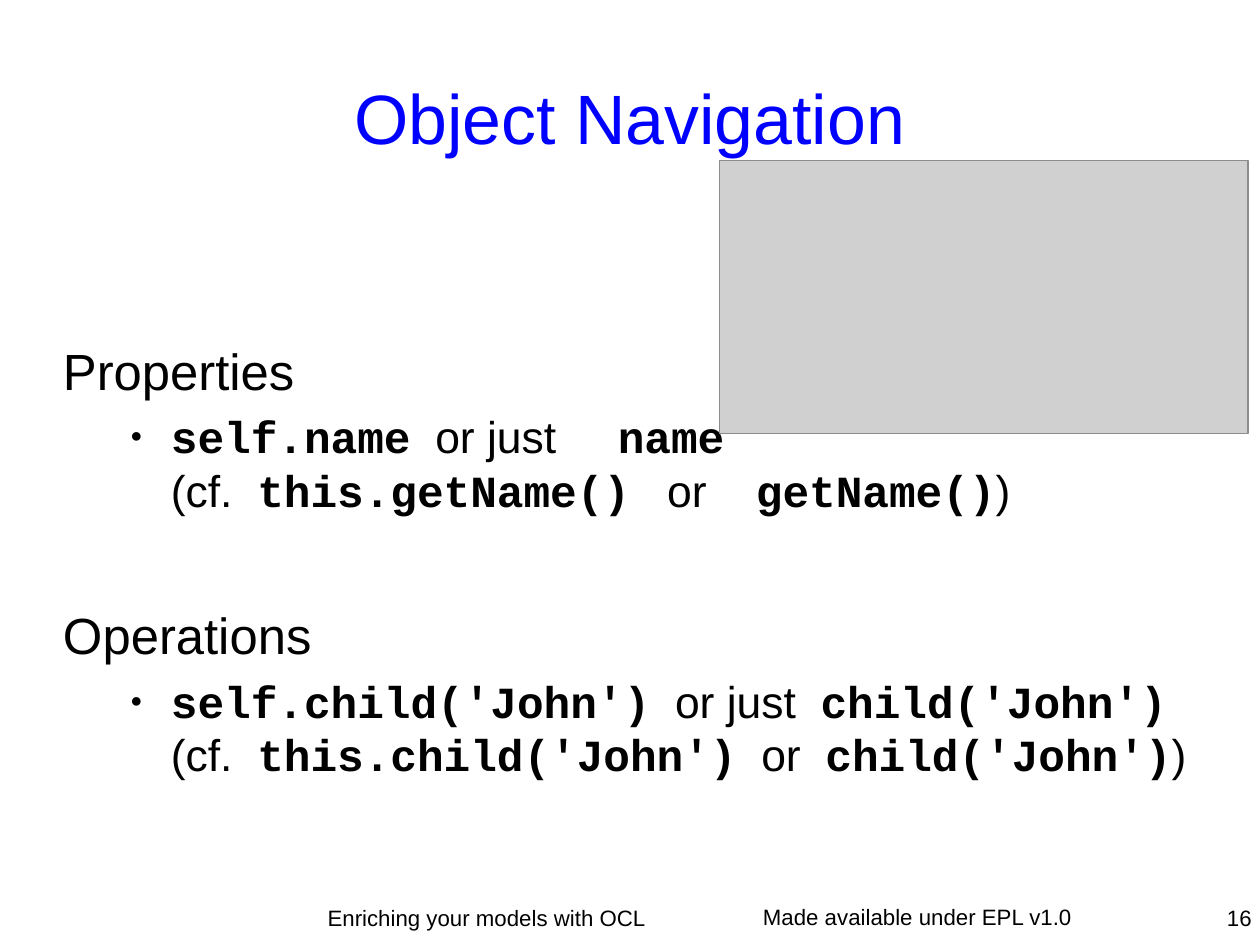
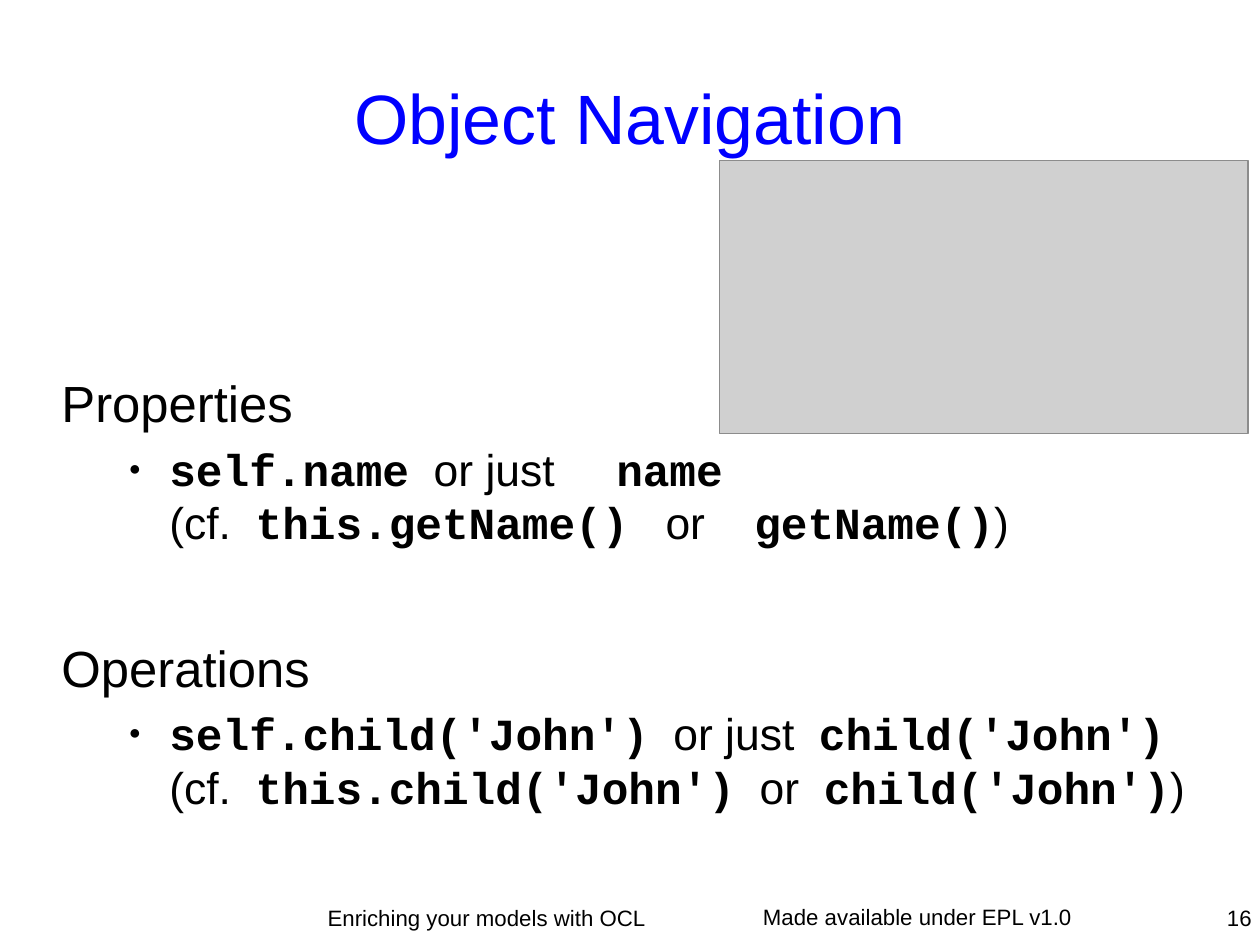
Before and after one commit to eclipse-ocl/ocl-website, a slide deck: slide 16 of ocl/docs/publications/ESE2010LongTalk/EnrichingWithOCL.odp. Drawn at 1260x945 pixels with LibreOffice and Linux fonts; fonts in the diff are those of the drawing; grey boxes stand for pictures. Boxes give left, top, right and bottom in pixels: in the first picture for what was removed or moved away, otherwise in the second. Text is boxed around its words. In the diff, an @@ line names an element or a change of style, - is before the commit and + after.

Commit message:
Axel's extra benchmarks Logos Pictures on 33/34 Layout tweaks

```diff
--- a/ocl/docs/publications/ESE2010LongTalk/EnrichingWithOCL.odp
+++ b/ocl/docs/publications/ESE2010LongTalk/EnrichingWithOCL.odp
@@ text "Properties": place and size @@
-text "Properties" at [63,353,1186,781]
+text "Properties" at [61,385,1185,814]
```
Also in this commit, not shown: 17 other slides changed, 3 slides added.
